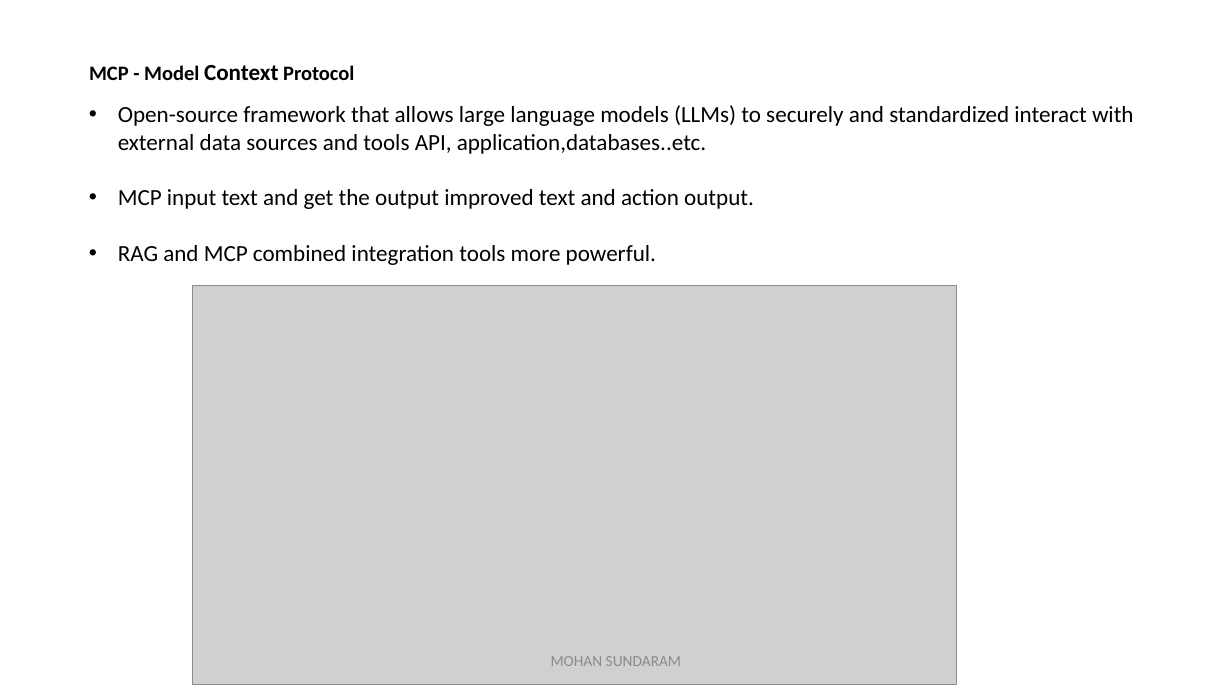
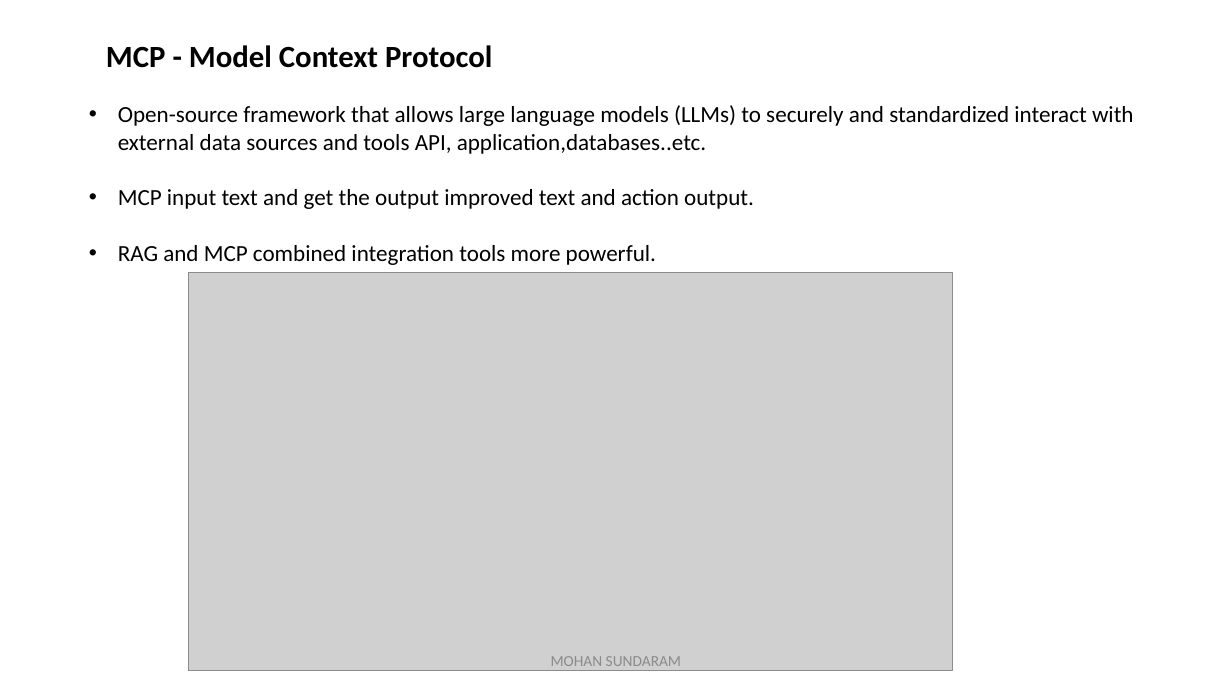
Before and after one commit to mohan4295work/Doc, a slide deck: slide 8 of Artificial Intelligence.pptx (slide 5 before the commit). Drawn at 1232x693 pixels with LibreOffice and Linux fonts; fonts in the diff are those of the drawing; grey boxes stand for pictures. Boxes give left, top, right and bottom in pixels: in the first picture for what was removed or moved away, otherwise in the second. Text is boxed around its words. In the diff, an @@ line names an element or a change of style, - is before the commit and + after.

```diff
--- a/Artificial Intelligence.pptx
+++ b/Artificial Intelligence.pptx
@@ title "MCP - Model Context Protocol" moved from (x1=89, y1=65, x2=354, y2=80) to (x1=106, y1=45, x2=492, y2=68) @@
@@ title "MCP - Model Context Protocol" at (x1=106, y1=45, x2=492, y2=68): size 16 to 24 pt in "MCP - Model Protocol"; size 18 to 24 pt in "Context" @@
@@ picture moved from (x1=192, y1=286, x2=956, y2=684) to (x1=189, y1=272, x2=952, y2=670) @@
```
Also in this commit, not shown: 5 other slides changed, 7 slides added, 1 slide removed.
